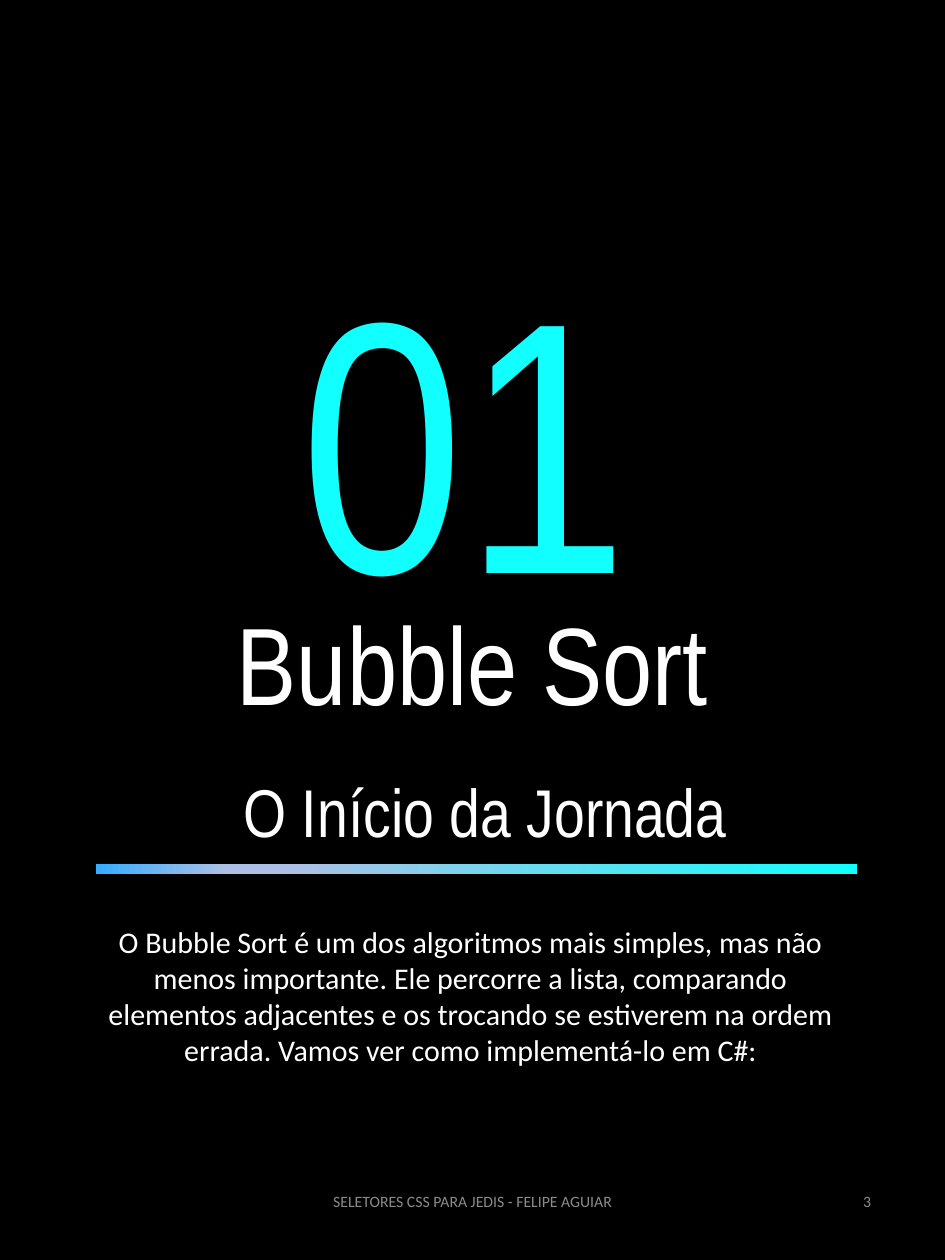
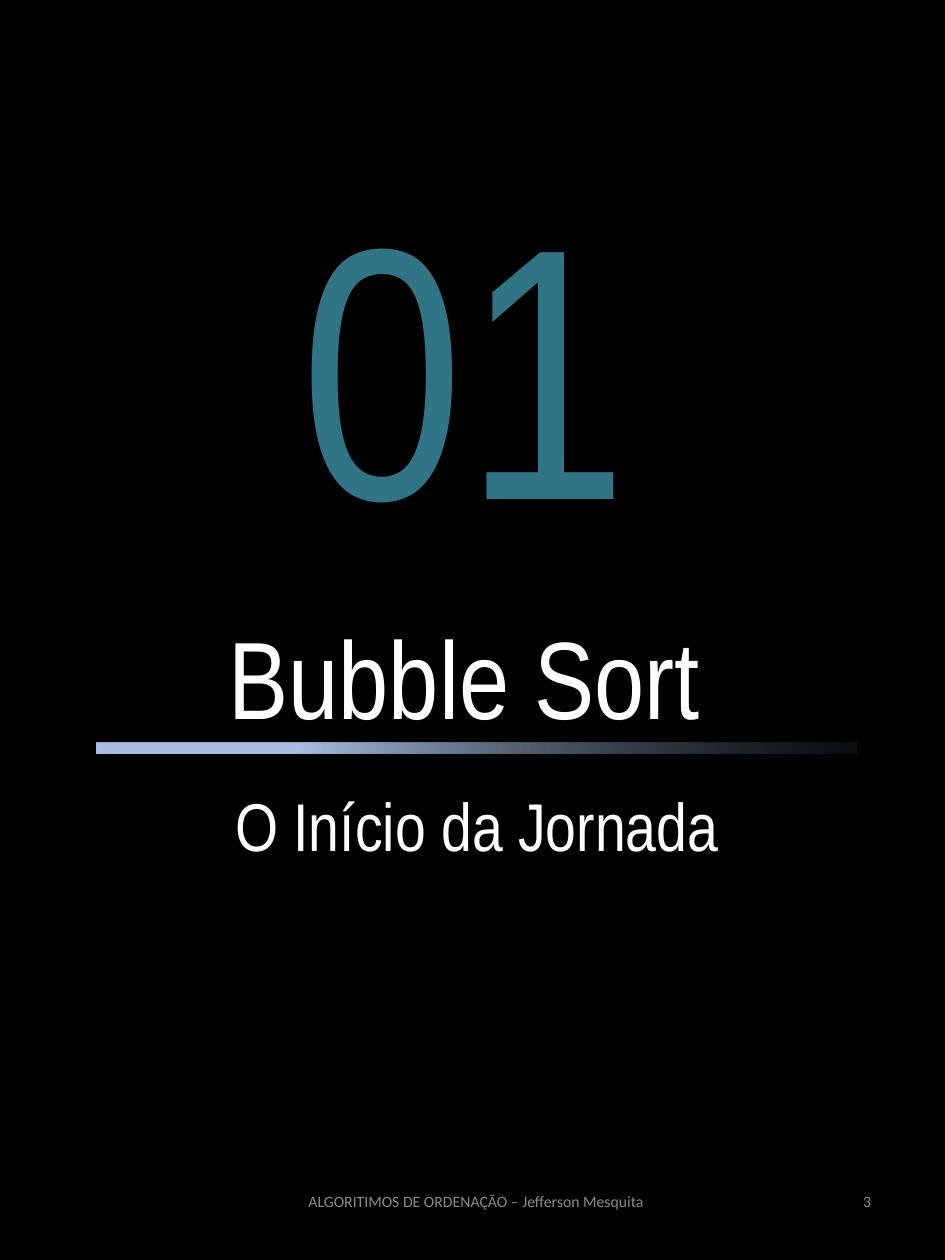
Before and after one commit to jsmesquita/prompts-recipe-to-create-a-ebook, a slide deck: slide 3 of output/ebook - template.pptx. Drawn at 945x1260 pixels with LibreOffice and Linux fonts; fonts in the diff are those of the drawing. Boxes give left, top, right and bottom in pixels: in the first picture for what was removed or moved away, otherwise in the second. Text is boxed around its words. In the diff, an @@ line names an element or a change of style, - is before the commit and + after.

```diff
--- a/output/ebook - template.pptx
+++ b/output/ebook - template.pptx
@@ text "01": place and size @@
-text "01" at [301, 322, 628, 636]
+text "01" at [301, 248, 628, 503]
@@ text "01" at [301, 248, 628, 503]: text colour none to #2F7586, letter outline #11FFFE 0.75 pt to none @@
@@ text "Bubble Sort O Início da ...": place and size @@
-text "Bubble Sort O Início da ..." at [237, 625, 727, 838]
+text "Bubble Sort O Início da ..." at [229, 639, 718, 852]
@@ rectangle: place and size @@
-rectangle at [96, 864, 858, 875]
+rectangle at [96, 742, 858, 753]
@@ rectangle at [96, 742, 858, 753]: fill gradient #11FFFE to #ABC0E4 to #36ABFF to gradient #273C42 to #ABC0E4 @@
@@ text removed at [108, 932, 832, 1066] @@
-O Bubble Sort é um dos algoritmos mais simples, mas não menos importante. Ele percorre a lista, comparando elementos adjacentes e os trocando se estiverem na ordem errada. Vamos ver como implementá-lo em C#:
@@ text added at [308, 1194, 643, 1210], 12.6 pt, text #8C8C8C @@
+ALGORITIMOS DE ORDENAÇÃO – Jefferson Mesquita
@@ text removed at [333, 1197, 612, 1207] @@
-SELETORES CSS PARA JEDIS - FELIPE AGUIAR
```
Also in this commit, not shown: 4 other slides changed, 7 slides added, 7 slides removed, 3 other files.
